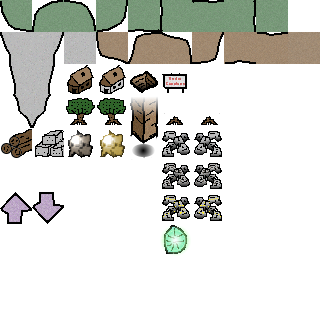
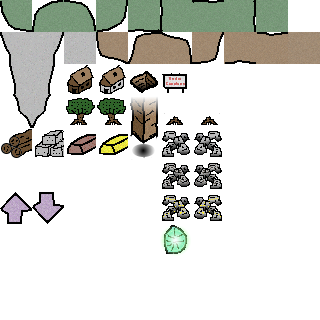
Layered file, before and after one edit (320 x 320). Changes by layer:
painted on "gold" over [99, 130, 128, 158]
painted on "iron" over [67, 130, 96, 158]
